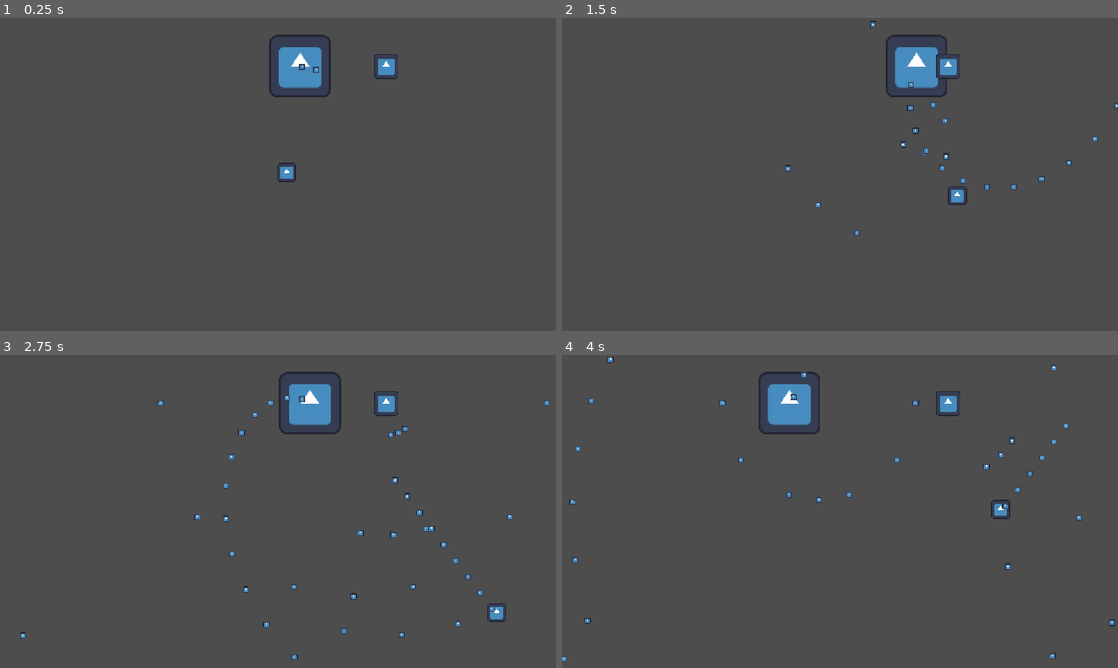
Above: before the commit, frames 1-4 (two rows, left to right).
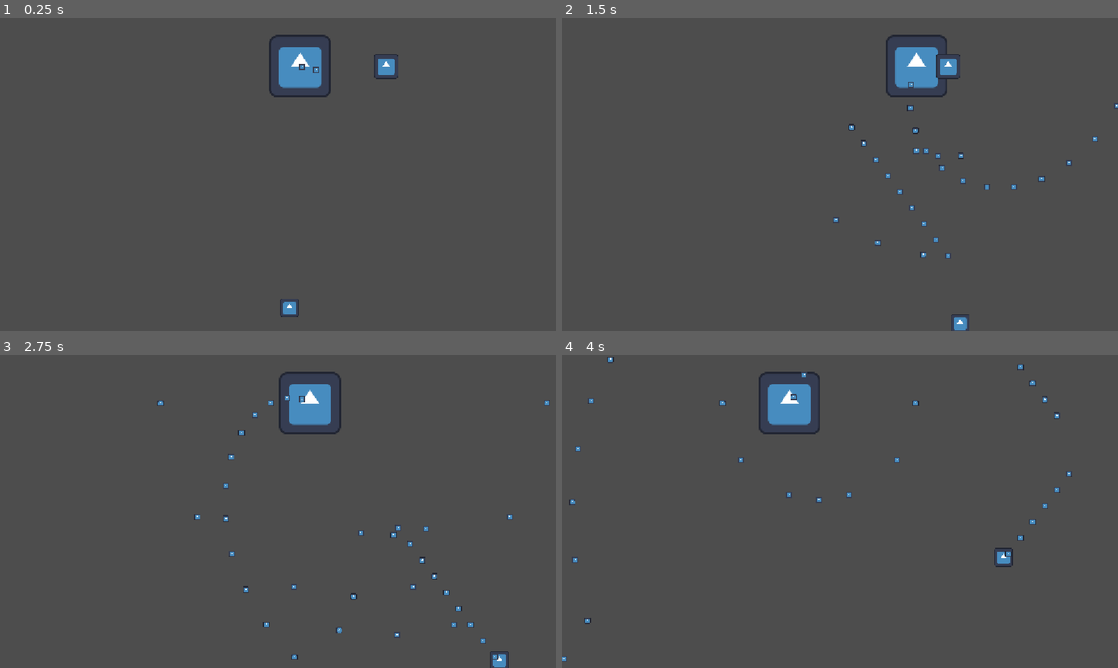
Above: after the commit, the same moments.

Repository: jimrobert796/proyect_bh
Game: Godot game, scene res://main.tscn
Same seed, same stepped clock (60 frames per second), same inputs: the game is played once before the commit and once after it. The engine's default icon, where the game draws it, is replaced by a stand-in: a white triangle on a blue panel in a dark square.
Inputs:
- Up to frame 1 (0.25 s): no input
- Up to frame 2 (1.5 s): hold Right (ui_right) 0.53-1.28 s; hold Z 0.53-1.28 s; hold Down (ui_down) from 1.28 s (still down); tap Shift at 1.35 s
- Up to frame 3 (2.75 s): release Down (ui_down) at 2.03 s; hold Right (ui_right) from 2.03 s (still down); hold Z from 2.03 s (still down)
- Up to frame 4 (4 s): release Right (ui_right) at 2.78 s; release Z at 2.78 s; hold Up (ui_up) 2.78-3.53 s; tap Shift at 2.85 s; hold Left (ui_left) from 3.53 s (still down); hold Z from 3.53 s (still down)

The runs differ from the first frame. In frame 1, 0.3% of the frame differs, in the area x 49-54%, y 46-96%; in frame 2, 0.5%; in frame 3, 0.8%, in the area x 3-92%, y 11-100%; in frame 4, 0.8%.

Commit message:
Escena player no depende de main ahora, escena independiente

Diff:
--- a/main.gd
+++ b/main.gd
@@ -2,8 +2,13 @@
 
 var enemyScene = preload("res://scenes/enemy_base.tscn")
 var enemyMini = preload("res://scenes/enemy_mini.tscn")
+var player = preload("res://scenes/player.tscn")
 
 func _ready():
+	var plyr = player.instantiate()
+	add_child(plyr)
+	plyr.global_position = Vector2(600, 600)
+
 	var e1 = enemyScene.instantiate()
 	add_child(e1)
 	e1.global_position = Vector2(200, 100)
--- a/main.tscn
+++ b/main.tscn
@@ -1,27 +1,7 @@
 [gd_scene format=3 uid="uid://c4lkdii0nrxjy"]
 
 [ext_resource type="Script" uid="uid://bjrcol2fj5q2m" path="res://main.gd" id="1_h2yge"]
-[ext_resource type="Script" uid="uid://b1iw3h6pdwvf3" path="res://scripts/player.gd" id="2_1bvp3"]
-[ext_resource type="Texture2D" uid="uid://dngie1kxfbsoi" path="res://icon.svg" id="2_h2yge"]
-
-[sub_resource type="CircleShape2D" id="CircleShape2D_py7os"]
-radius = 15.524175
 
 [node name="main" type="Node2D" unique_id=2021406170]
 position = Vector2(585, 315)
 script = ExtResource("1_h2yge")
-
-[node name="player" type="Area2D" parent="." unique_id=1281379773]
-position = Vector2(9, 5)
-script = ExtResource("2_1bvp3")
-
-[node name="Sprite2D" type="Sprite2D" parent="player" unique_id=298139666]
-scale = Vector2(0.3, 0.3)
-texture = ExtResource("2_h2yge")
-
-[node name="CollisionShape2D" type="CollisionShape2D" parent="player" unique_id=839141834]
-shape = SubResource("CircleShape2D_py7os")
-
-[node name="VisibleOnScreenNotifier2D" type="VisibleOnScreenNotifier2D" parent="player" unique_id=1319008399]
-
-[connection signal="area_entered" from="player" to="player" method="_on_area_entered"]
--- /dev/null
+++ b/scenes/player.tscn
@@ -0,0 +1,19 @@
+[gd_scene format=3 uid="uid://b6l75j54ucp88"]
+
+[ext_resource type="Script" uid="uid://b1iw3h6pdwvf3" path="res://scripts/player.gd" id="1_g2els"]
+[ext_resource type="Texture2D" uid="uid://dngie1kxfbsoi" path="res://icon.svg" id="2_qhqgy"]
+
+[sub_resource type="CircleShape2D" id="CircleShape2D_py7os"]
+radius = 15.524175
+
+[node name="player" type="Area2D" unique_id=772230977]
+script = ExtResource("1_g2els")
+
+[node name="Sprite2D" type="Sprite2D" parent="." unique_id=246185731]
+scale = Vector2(0.3, 0.3)
+texture = ExtResource("2_qhqgy")
+
+[node name="CollisionShape2D" type="CollisionShape2D" parent="." unique_id=1208113334]
+shape = SubResource("CircleShape2D_py7os")
+
+[connection signal="area_entered" from="." to="." method="_on_area_entered"]
